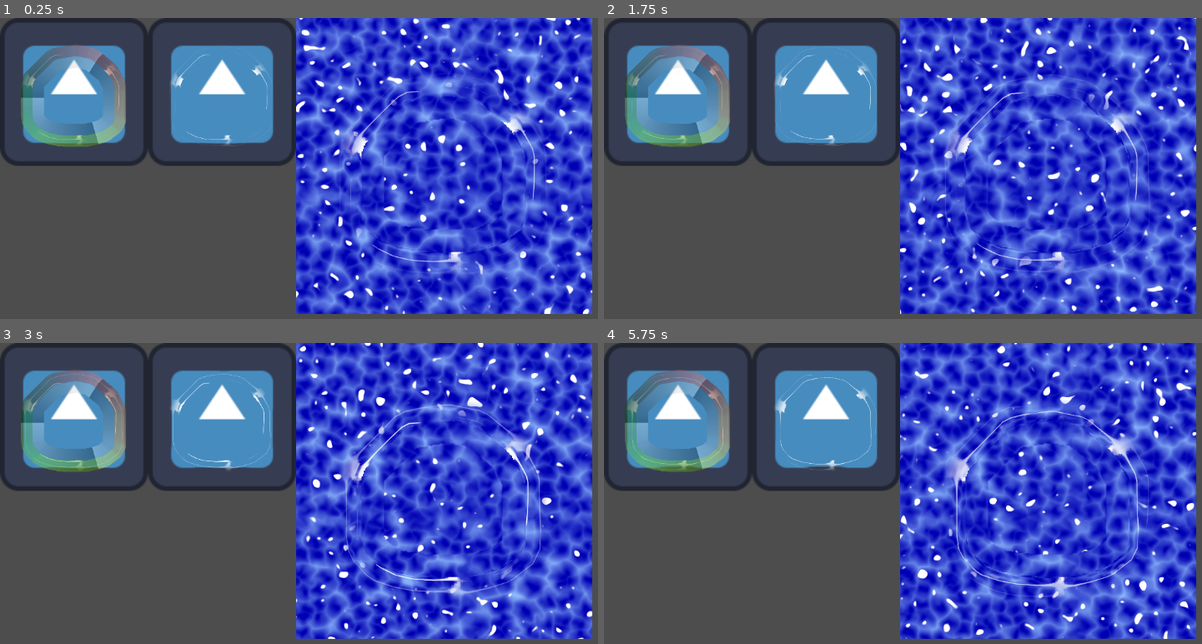
Above: before the commit, frames 1-4 (two rows, left to right).
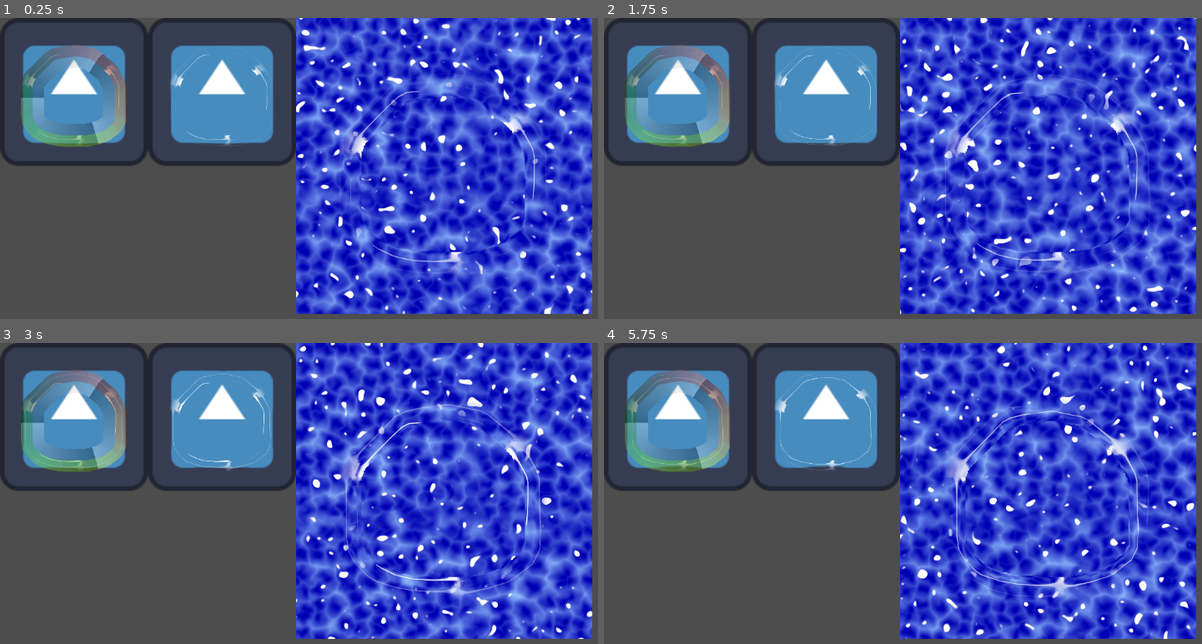
Above: after the commit, the same moments.

Repository: Igorrreha/godot-shaders
Game: Godot game, scene res://main.tscn
The game is run twice, just before and just after one commit, with the same random seed, the same clock (stepped at 60 frames per second) and the same inputs. The engine's default icon, where the game draws it, is replaced by a stand-in: a white triangle on a blue panel in a dark square.
Inputs:
- Up to frame 1 (0.25 s): no input
- Up to frame 2 (1.75 s): no input
- Up to frame 3 (3 s): no input
- Up to frame 4 (5.75 s): no input

The runs differ from the first frame. In frame 1, 3.3% of the frame differs, in the area x 60-88%, y 25-78%; in frame 2, 3.4%; in frame 3, 3.3%; in frame 4, 3.5%.

Commit message:
Remove collision wave inner zone

Diff:
--- a/full_water.gdshader
+++ b/full_water.gdshader
@@ -93,6 +93,8 @@
 
 
 void fragment() {
+	float main_wave_influence = 1.0;
+
 	vec4 collision_wave_addition_color = vec4(0, 0, 0, 0);
 	vec2 collision_wave_offset = vec2(0, 0);
 	float collision_wave_force = texture(_wave_force_texture, UV).b;
@@ -110,6 +112,8 @@
 
 		collision_wave_addition_color = get_collision_wave_addition_color(UV,
 			collision_wave_section_point, wave_time_offset, collision_wave_force);
+
+		main_wave_influence = 1.0 - collision_wave_force;
 	}
 
 	// water waves
@@ -119,7 +123,7 @@
 	float wave_direction = radians(_wave_1_direction_degrees + _wave_2_direction_degrees) / 2.0;
 	vec2 scaled_wave_offset = wave_offset * _wave_delta - _wave_delta
 		* 0.5 * vec2(cos(wave_direction), sin(wave_direction))
-		* (1.0 - collision_wave_force);
+		* main_wave_influence;
 
 	vec4 waved_water = screen(texture(TEXTURE, UV + scaled_wave_offset + collision_wave_offset),
 		collision_wave_addition_color);
@@ -131,7 +135,7 @@
 	if (_top_ligth_active) {
 		float light_value = smoothstep(_toplight_clip_from, _toplight_clip_to,
 			wave_offset.x + wave_offset.y);
-		waved_water = screen(waved_water, light_value * vec4(1, 1, 1, 1.0 - collision_wave_force));
+		waved_water = screen(waved_water, light_value * vec4(1, 1, 1, main_wave_influence));
 	}
 
 	COLOR = waved_water;
